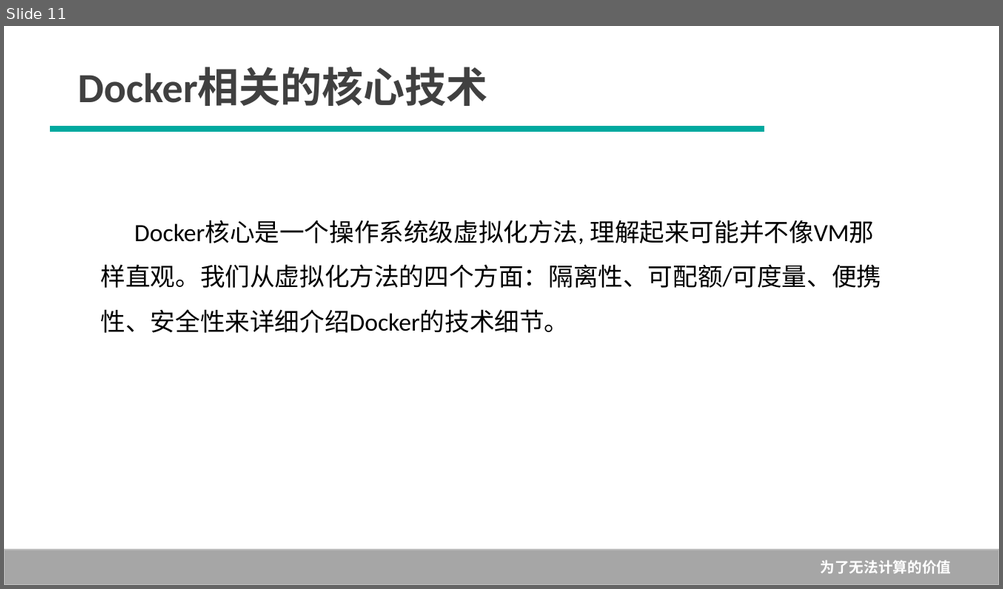
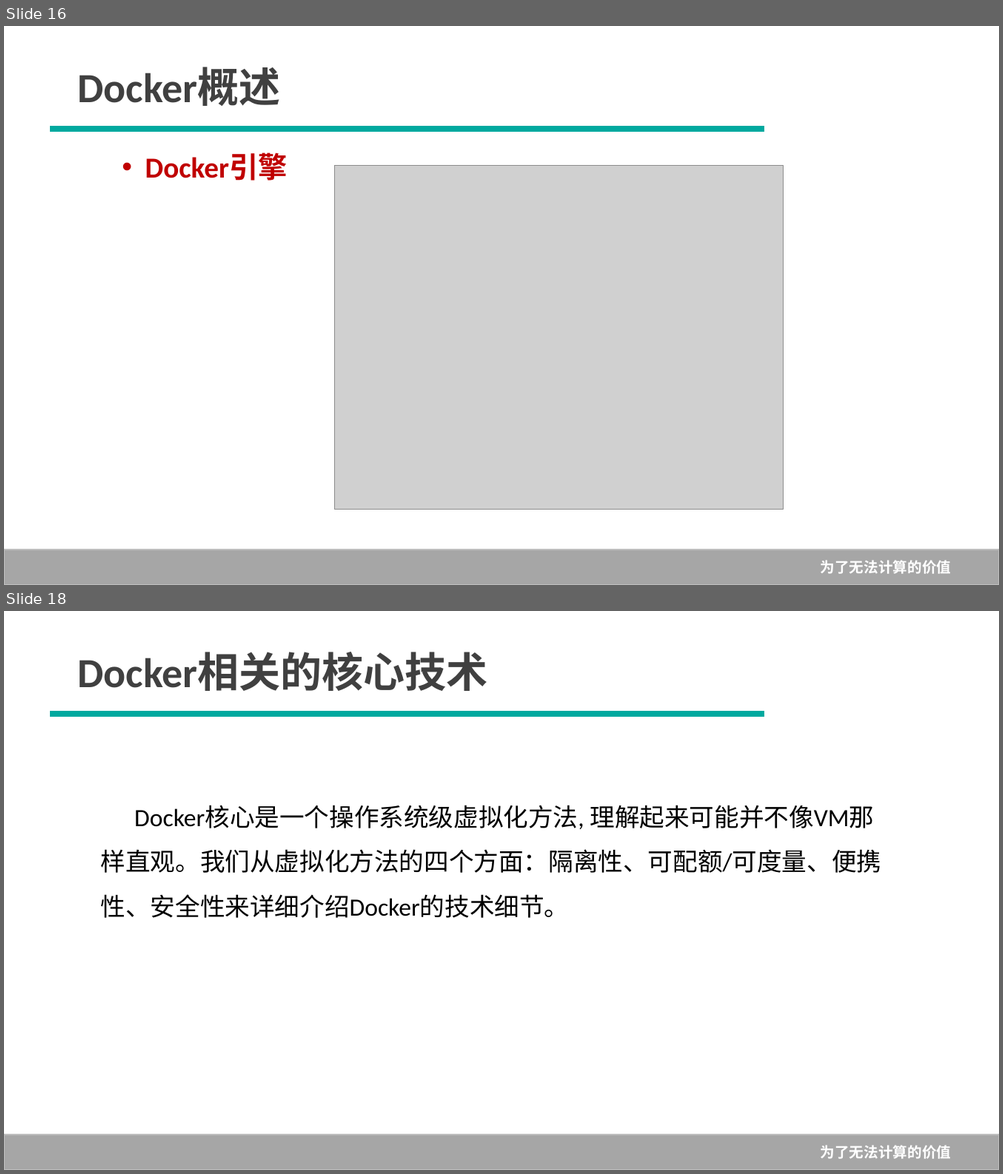
Before and after one commit to Rain-Ricky/TEST1, a slide deck: 1--Docker概述.pptx. Shown one above the other, each under a label of ours: slide 11 before the commit, slides 16 and 18 after it; the slides between them are not shown. The pictures are 1003x589 and 1003x1174 pixels, drawn with LibreOffice and Linux fonts; fonts in the diff are those of the drawing; grey boxes stand for pictures; background and template pictures are left out. Boxes give left, top, right and bottom in pixels: in the first picture for what was removed or moved away, otherwise in the second. Text is boxed around its words. In the diff, an @@ line names an element or a change of style, - is before the commit and + after.

```diff
--- a/1--Docker概述.pptx
+++ b/1--Docker概述.pptx
@@ slide 16 added at (x1=4, y1=26, x2=999, y2=585), background #FFFFFF; not listed: 1 template element that a slide beside it also shows @@
@@ text added at (x1=78, y1=68, x2=281, y2=106), 40 pt, text #404040, bold @@
+Docker概述
@@ line added from (51, 129) to (764, 129), #00A99F 5.75 pt @@
@@ text added at (x1=145, y1=153, x2=287, y2=181), 28 pt, text #C00000, bold @@
+• Docker引擎
@@ picture added at (x1=335, y1=166, x2=783, y2=509) @@
@@ what was slide 11 is now slide 18 @@
```
Also in this commit, not shown: 7 slides changed, 11 other slides added, 3 slides removed, 1 other file.
